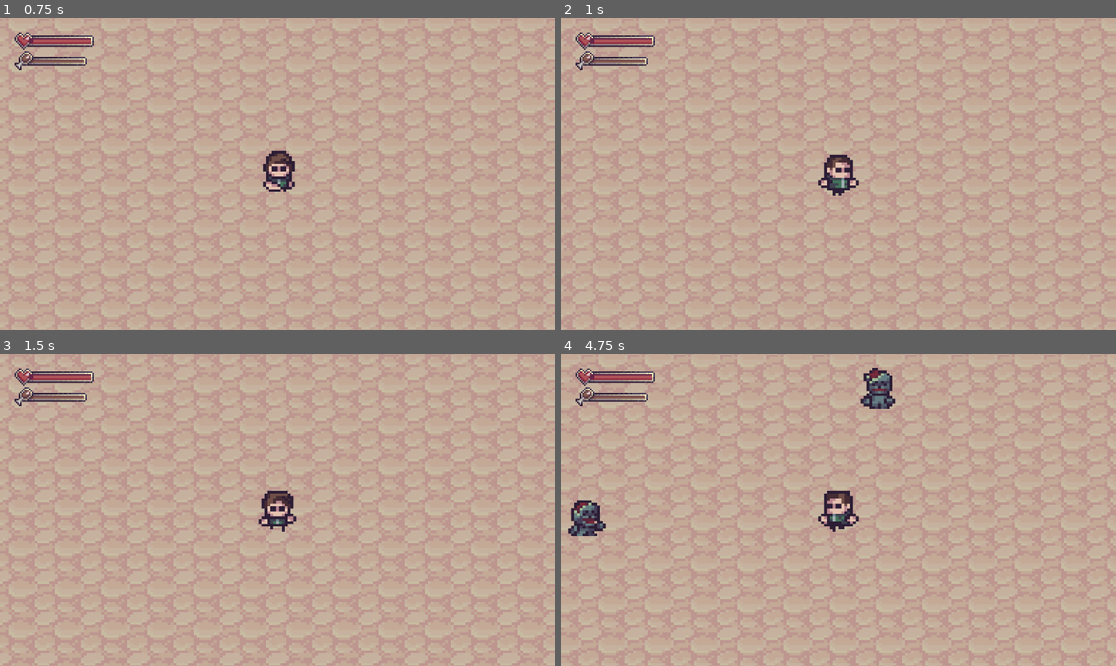
Above: before the commit, frames 1-4 (two rows, left to right).
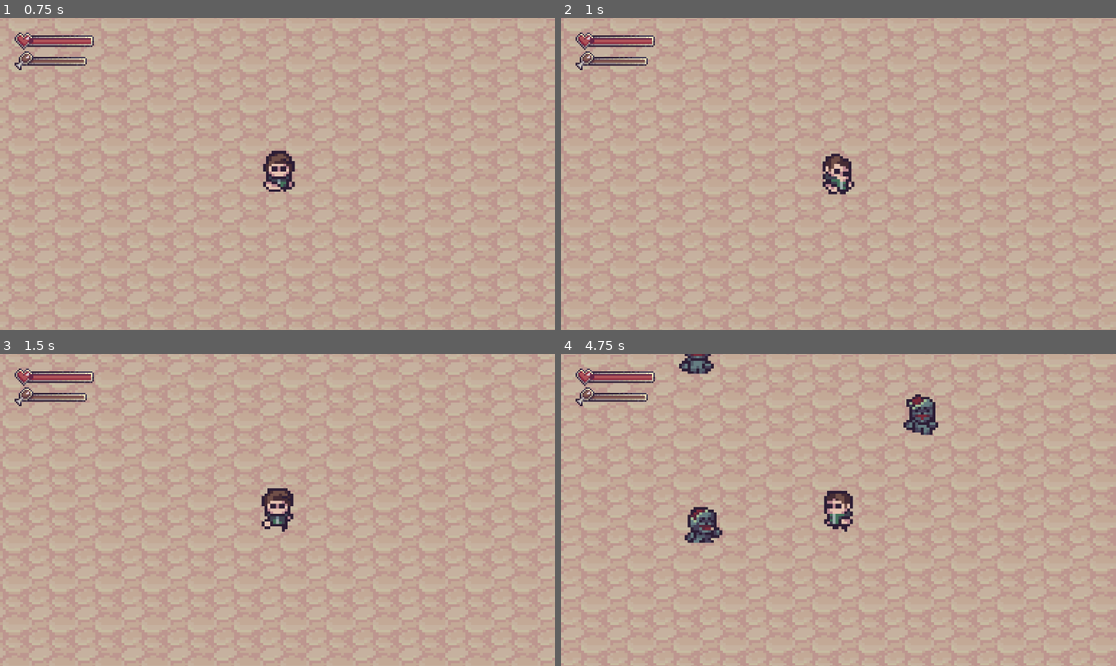
Above: after the commit, the same moments.

Repository: Chivorn99/project-zero-rise-of-the-dead
Game: Godot game, scene res://scene/level/world.tscn
Same seed, same stepped clock (60 frames per second), same inputs: the game is played once before the commit and once after it.
Inputs (mouse positions are in pixels of both pictures, inside the frame that each line leads up to):
- Up to frame 1 (0.75 s): tap Enter at 0.5 s; move the mouse to (399, 158) at 0.52 s; press the mouse at (399, 158) at 0.53 s; hold Right (ui_right) from 0.53 s (still down)
- Up to frame 2 (1 s): keep holding Right (ui_right); tap E (pickup, bound only after the commit) at 0.8 s
- Up to frame 3 (1.5 s): move the mouse to (166, 525) at 1.27 s; release Right (ui_right) at 1.28 s; release the mouse at (166, 525) at 1.28 s; hold Down (ui_down) from 1.28 s (still down); tap E (pickup, bound only after the commit) at 1.35 s
- Up to frame 4 (4.75 s): click (727, 525) at 1.55 s; move the mouse to (894, 441) at 2.02 s; release Down (ui_down) at 2.03 s; press the mouse at (894, 441) at 2.03 s; hold Right (ui_right) 2.03-2.78 s; tap E (pickup, bound only after the commit) at 2.3, 2.85, 3.8, 4.35 s; move the mouse to (810, 572) at 2.77 s; release the mouse at (810, 572) at 2.78 s; hold Up (ui_up) 2.78-3.53 s; click (810, 572) at 3.05 s; move the mouse to (1005, 556) at 3.52 s; press the mouse at (1005, 556) at 3.53 s; hold Left (ui_left) from 3.53 s (still down); move the mouse to (672, 463) at 4.27 s; release the mouse at (672, 463) at 4.28 s; click (672, 463) at 4.55 s

Frame 1 is identical in both runs. In frame 2, 23% of the frame differs, in the area x 0-100%, y 0-100%; in frame 3, 18%; in frame 4, 24%.

Commit message:
Add pickup mechanics and animations for player character

Diff:
--- a/project.godot
+++ b/project.godot
@@ -22,6 +22,11 @@
 "events": [Object(InputEventMouseButton,"resource_local_to_scene":false,"resource_name":"","device":-1,"window_id":0,"a …(253 unchanged characters)…
 ]
 }
+pickup={
+"deadzone": 0.2,
+"events": [Object(InputEventKey,"resource_local_to_scene":false,"resource_name":"","device":0,"window_id":0,"alt_pressed":false,"shift_pressed":false,"ctrl_pressed":false,"meta_pressed":false,"pressed":false,"keycode":0,"physical_keycode":69,"key_label":0,"unicode":0,"location":0,"echo":false,"script":null)
+]
+}
 
 [rendering]
 
--- a/scene/player.gd
+++ b/scene/player.gd
@@ -11,8 +11,9 @@
 var is_dead = false
 var spawn_position = Vector2.ZERO
 var is_attacking = false
+var is_picking_up = false
 var attack_cooldown = 0.0
-const ATTACK_COOLDOWN_TIME = 0.4 # Seconds between attacks
+const ATTACK_COOLDOWN_TIME = 0.4
 
 @onready var anim = $AnimatedSprite2D
 @onready var health_bar = $UI/HealthBar
@@ -32,6 +33,12 @@
 			anim.sprite_frames.set_animation_loop("attack_down", false)
 		if anim.sprite_frames.has_animation("attack_side"):
 			anim.sprite_frames.set_animation_loop("attack_side", false)
+		if anim.sprite_frames.has_animation("pickup_up"):
+			anim.sprite_frames.set_animation_loop("pickup_up", false)
+		if anim.sprite_frames.has_animation("pickup_down"):
+			anim.sprite_frames.set_animation_loop("pickup_down", false)
+		if anim.sprite_frames.has_animation("pickup_side"):
+			anim.sprite_frames.set_animation_loop("pickup_side", false)
 
 	health_bar.max_value = max_hp
 	health_bar.value = current_hp
@@ -41,6 +48,9 @@
 
 func _physics_process(delta):
 	if is_dead:
+		return
+
+	if is_picking_up:
 		return
 
 	if attack_cooldown > 0:
@@ -64,7 +74,11 @@
 		attack()
 		return
 
-	# INPUT
+	if Input.is_action_just_pressed("pickup"):
+		pickup()
+		return
+
+	# INPUT — FIXED: added missing closing parentheses
 	if Input.is_action_pressed("ui_right") or Input.is_key_pressed(KEY_D):
 		direction.x += 1
 	if Input.is_action_pressed("ui_left") or Input.is_key_pressed(KEY_A):
@@ -118,6 +132,7 @@
 func die():
 	is_dead = true
 	is_attacking = false
+	is_picking_up = false
 	hitbox_shape.disabled = true
 	velocity = Vector2.ZERO
 
@@ -142,18 +157,17 @@
 
 	is_dead = false
 	is_attacking = false
+	is_picking_up = false
 	attack_cooldown = 0.0
 	hitbox_shape.disabled = true
 	last_direction = Vector2.DOWN
 	anim.flip_h = false
 	anim.play("idle_down")
 
-
 func attack():
 	is_attacking = true
 	velocity = Vector2.ZERO
 
-	# Turn the hitbox ON
 	hitbox_shape.disabled = false
 
 	if last_direction.y < 0:
@@ -169,14 +183,25 @@
 		else:
 			hitbox.position = Vector2(15, 0)
 
+func pickup():
+	is_picking_up = true
+	velocity = Vector2.ZERO
+
+	if last_direction.y < 0:
+		anim.play("pickup_up")
+	elif last_direction.y > 0:
+		anim.play("pickup_down")
+	else:
+		anim.play("pickup_side")
+
 func _on_animated_sprite_2d_animation_finished() -> void:
 	if anim.animation.begins_with("attack"):
 		is_attacking = false
 		attack_cooldown = ATTACK_COOLDOWN_TIME
 		hitbox_shape.disabled = true
-
+	elif anim.animation.begins_with("pickup"):
+		is_picking_up = false
 
 func _on_hitbox_body_entered(body):
-
 	if body.has_method("take_damage") and body != self:
 		body.take_damage(25)
--- a/scene/player.tscn
+++ b/scene/player.tscn
@@ -18,6 +18,9 @@
 [ext_resource type="Texture2D" uid="uid://dhxcyrbbgg3qg" path="res://assets/hp/HP.png" id="10_u7b46"]
 [ext_resource type="Texture2D" uid="uid://bcjxw1uuri0e5" path="res://assets/hunger/Hunger-Bar.png" id="11_j4wxg"]
 [ext_resource type="Texture2D" uid="uid://bpfs4774ddsb5" path="res://assets/hunger/Hunger.png" id="12_bup7g"]
+[ext_resource type="Texture2D" uid="uid://d3rj83l4r00px" path="res://assets/sprites/Character/Main/Pick-up/Character_down_Pick-up-Sheet3.png" id="12_jrjdb"]
+[ext_resource type="Texture2D" uid="uid://eqdxjgakj8bl" path="res://assets/sprites/Character/Main/Pick-up/Character_side_Pick-up-Sheet3.png" id="13_kk4ol"]
+[ext_resource type="Texture2D" uid="uid://cyut0k64oioog" path="res://assets/sprites/Character/Main/Pick-up/Character_up_Pick-up-Sheet3.png" id="14_4reak"]
 
 [sub_resource type="AtlasTexture" id="AtlasTexture_0a317"]
 atlas = ExtResource("2_v4iqv")
@@ -243,6 +246,42 @@
 atlas = ExtResource("4_oh5ij")
 region = Rect2(55, 0, 11, 16)
 
+[sub_resource type="AtlasTexture" id="AtlasTexture_odra3"]
+atlas = ExtResource("12_jrjdb")
+region = Rect2(0, 0, 12, 16)
+
+[sub_resource type="AtlasTexture" id="AtlasTexture_ryyvu"]
+atlas = ExtResource("12_jrjdb")
+region = Rect2(12, 0, 12, 16)
+
+[sub_resource type="AtlasTexture" id="AtlasTexture_5kjuc"]
+atlas = ExtResource("12_jrjdb")
+region = Rect2(24, 0, 12, 16)
+
+[sub_resource type="AtlasTexture" id="AtlasTexture_frgke"]
+atlas = ExtResource("13_kk4ol")
+region = Rect2(0, 0, 11, 16)
+
+[sub_resource type="AtlasTexture" id="AtlasTexture_4gwaa"]
+atlas = ExtResource("13_kk4ol")
+region = Rect2(11, 0, 11, 16)
+
+[sub_resource type="AtlasTexture" id="AtlasTexture_dm46t"]
+atlas = ExtResource("13_kk4ol")
+region = Rect2(22, 0, 11, 16)
+
+[sub_resource type="AtlasTexture" id="AtlasTexture_4d8ul"]
+atlas = ExtResource("14_4reak")
+region = Rect2(0, 0, 11, 15)
+
+[sub_resource type="AtlasTexture" id="AtlasTexture_5n4ea"]
+atlas = ExtResource("14_4reak")
+region = Rect2(11, 0, 11, 15)
+
+[sub_resource type="AtlasTexture" id="AtlasTexture_2v114"]
+atlas = ExtResource("14_4reak")
+region = Rect2(22, 0, 11, 15)
+
 [sub_resource type="AtlasTexture" id="AtlasTexture_3vgh4"]
 atlas = ExtResource("5_hp4bs")
 region = Rect2(0, 0, 13, 17)
@@ -537,6 +576,48 @@
 }, {
 "frames": [{
 "duration": 1.0,
+"texture": SubResource("AtlasTexture_odra3")
+}, {
+"duration": 1.0,
+"texture": SubResource("AtlasTexture_ryyvu")
+}, {
+"duration": 1.0,
+"texture": SubResource("AtlasTexture_5kjuc")
+}],
+"loop": true,
+"name": &"pickup_down",
+"speed": 5.0
+}, {
+"frames": [{
+"duration": 1.0,
+"texture": SubResource("AtlasTexture_frgke")
+}, {
+"duration": 1.0,
+"texture": SubResource("AtlasTexture_4gwaa")
+}, {
+"duration": 1.0,
+"texture": SubResource("AtlasTexture_dm46t")
+}],
+"loop": true,
+"name": &"pickup_side",
+"speed": 5.0
+}, {
+"frames": [{
+"duration": 1.0,
+"texture": SubResource("AtlasTexture_4d8ul")
+}, {
+"duration": 1.0,
+"texture": SubResource("AtlasTexture_5n4ea")
+}, {
+"duration": 1.0,
+"texture": SubResource("AtlasTexture_2v114")
+}],
+"loop": true,
+"name": &"pickup_up",
+"speed": 5.0
+}, {
+"frames": [{
+"duration": 1.0,
 "texture": SubResource("AtlasTexture_3vgh4")
 }, {
 "duration": 1.0,
@@ -617,7 +698,7 @@
 [node name="AnimatedSprite2D" type="AnimatedSprite2D" parent="."]
 texture_filter = 1
 sprite_frames = SubResource("SpriteFrames_3vgh4")
-animation = &"idle_down"
+animation = &"pickup_down"
 
 [node name="CollisionShape2D" type="CollisionShape2D" parent="."]
 shape = SubResource("RectangleShape2D_onrkg")
Not shown: 1 places in scene/player.tscn that only renumber resources
